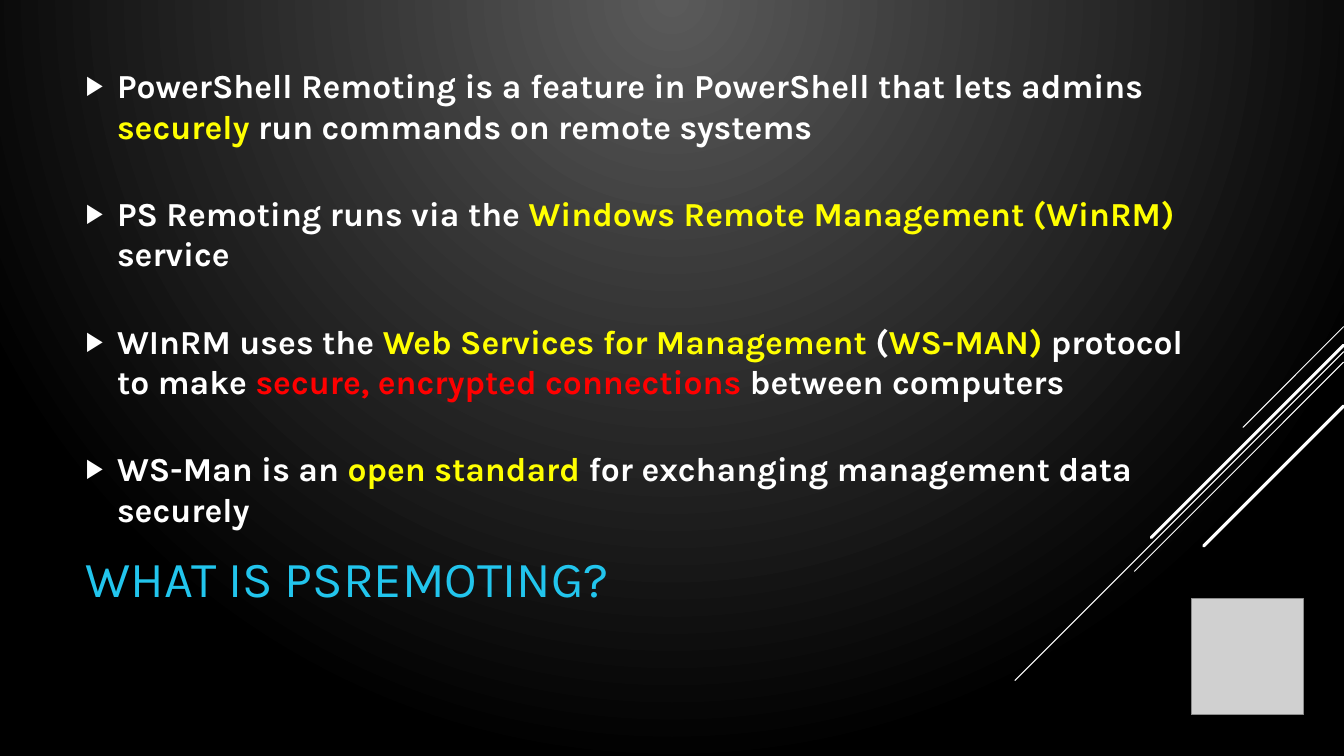
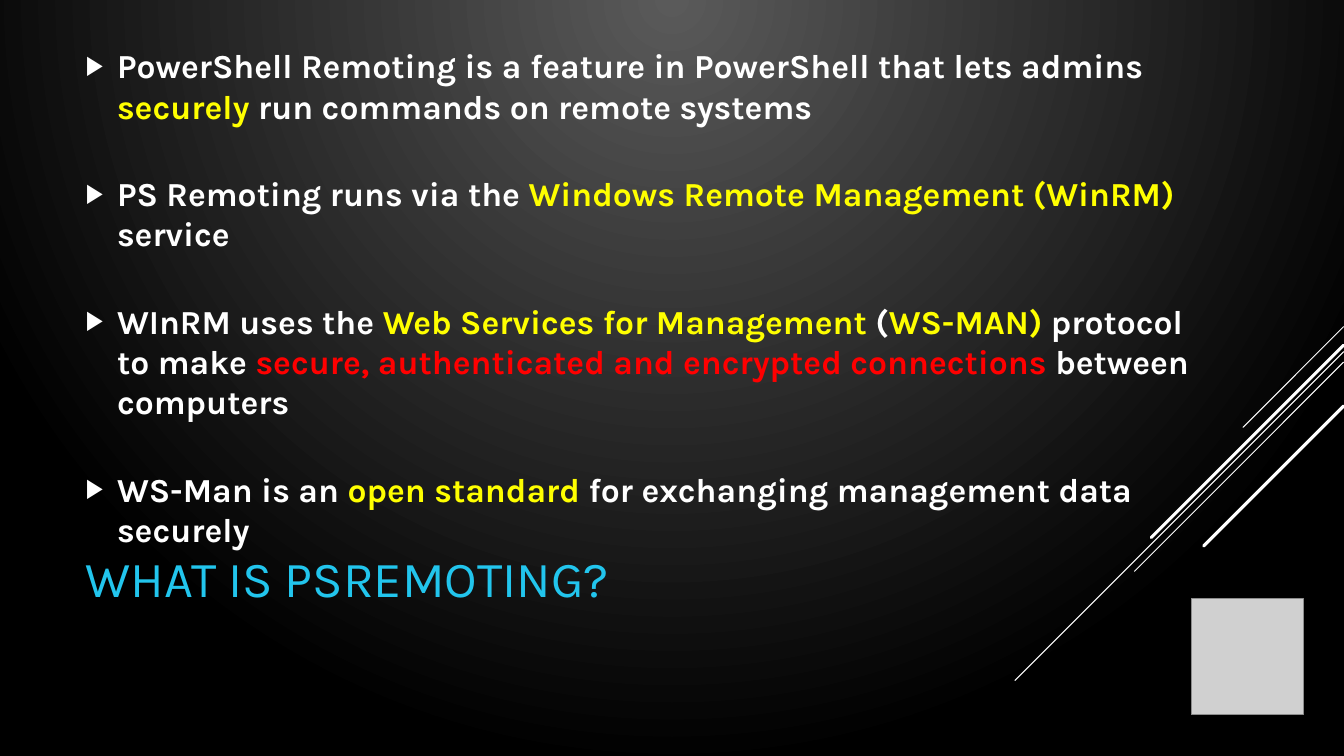
Before and after one commit to compwiz32/Presentations, a slide deck: slide 7 of 2019-08 PowerShell Chattanooga/PSRemoting - From 0 to Lockdown.pptx (slide 5 before the commit). Drawn at 1344x756 pixels with LibreOffice and Linux fonts; fonts in the diff are those of the drawing; grey boxes stand for pictures. Boxes give left, top, right and bottom in pixels: in the first picture for what was removed or moved away, otherwise in the second. Text is boxed around its words. In the diff, an @@ line names an element or a change of style, - is before the commit and + after.

Commit message:
final version of presentation!

```diff
--- a/2019-08 PowerShell Chattanooga/PSRemoting - From 0 to Lockdown.pptx
+++ b/2019-08 PowerShell Chattanooga/PSRemoting - From 0 to Lockdown.pptx
@@ text at (x1=117, y1=309, x2=1189, y2=422): text changed @@
-▶ WInRM uses the Web Services for Management (WS-MAN) protocol to make secure, encrypted connections between computers
+▶ WInRM uses the Web Services for Management (WS-MAN) protocol to make secure, authenticated and encrypted connections between computers
```
Also in this commit, not shown: 2 other slides changed, 2 slides added.
